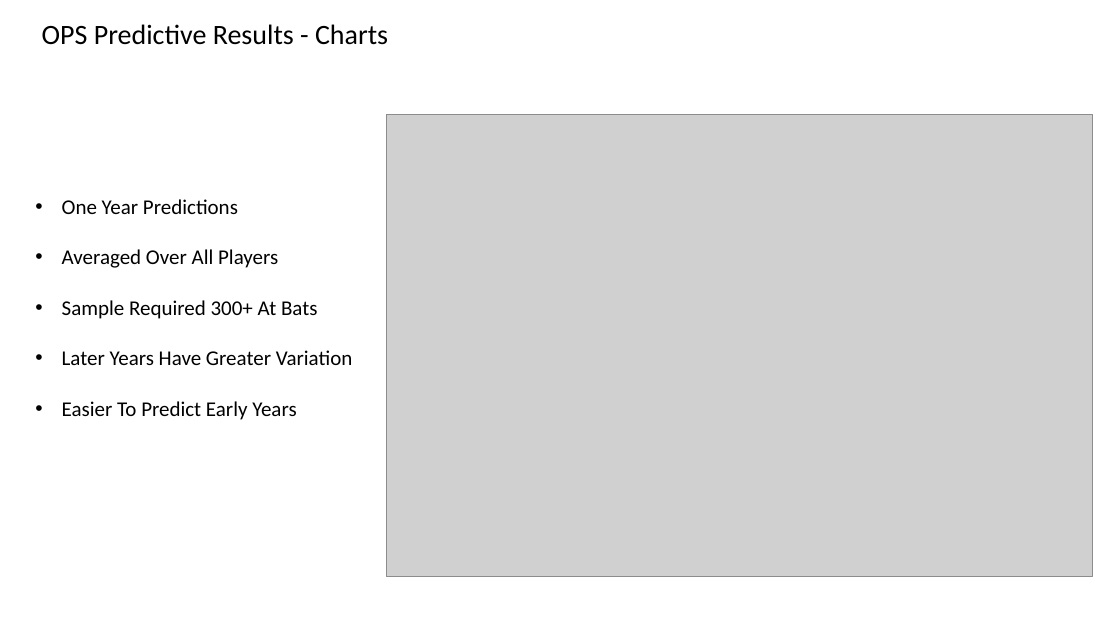
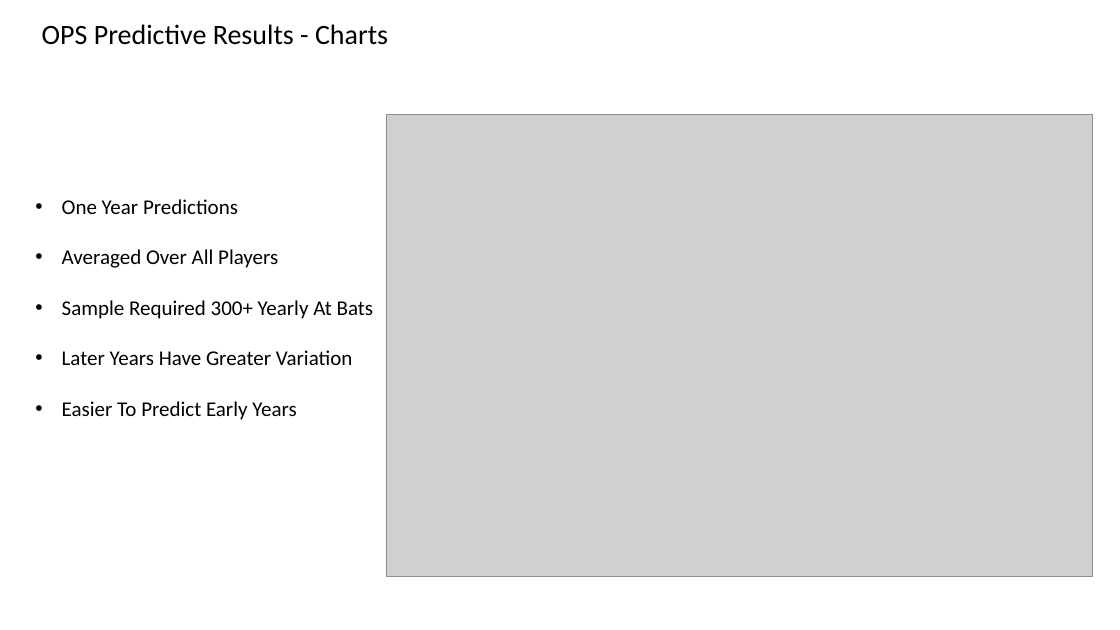
Before and after one commit to paulscheibal/SBDataScienceCert, a slide deck: slide 7 of CapstoneP1/ReportOuts/BaseballPerformanceAnalysisandResults.pptx. Drawn at 1120x630 pixels with LibreOffice and Linux fonts; fonts in the diff are those of the drawing; grey boxes stand for pictures. Boxes give left, top, right and bottom in pixels: in the first picture for what was removed or moved away, otherwise in the second. Text is boxed around its words. In the diff, an @@ line names an element or a change of style, - is before the commit and + after.

```diff
--- a/CapstoneP1/ReportOuts/BaseballPerformanceAnalysisandResults.pptx
+++ b/CapstoneP1/ReportOuts/BaseballPerformanceAnalysisandResults.pptx
@@ text at (62,300,373,319): text changed @@
-• Sample Required 300+ At Bats
+• Sample Required 300+ Yearly At Bats
```
Also in this commit, not shown: 2 other slides changed, 1 other file.
